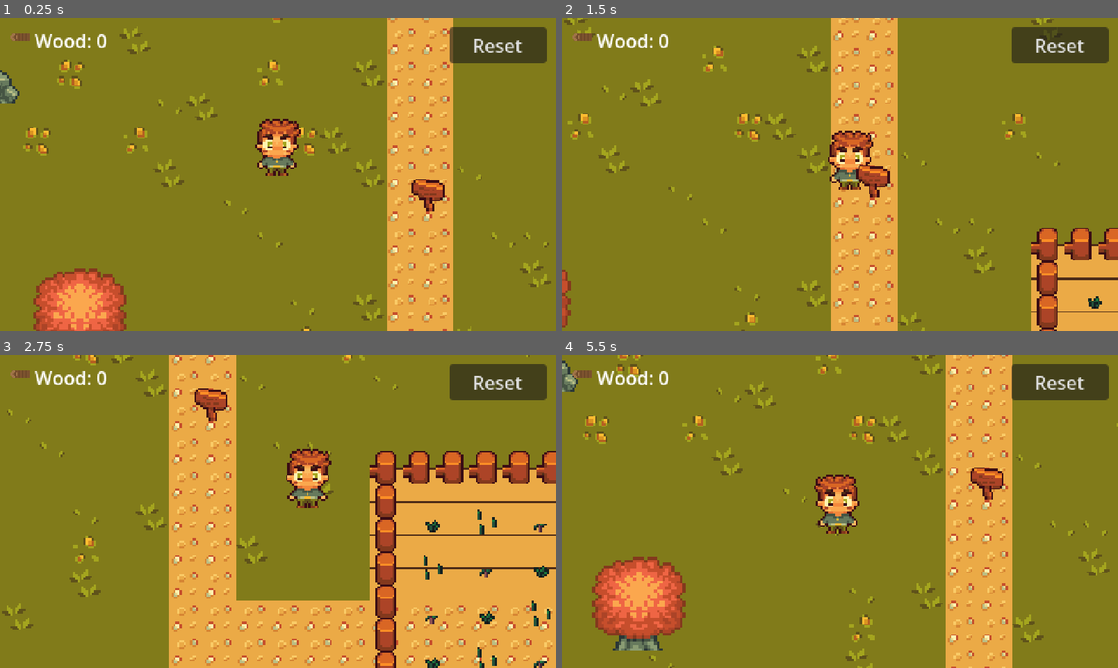
Above: before the commit, frames 1-4 (two rows, left to right).
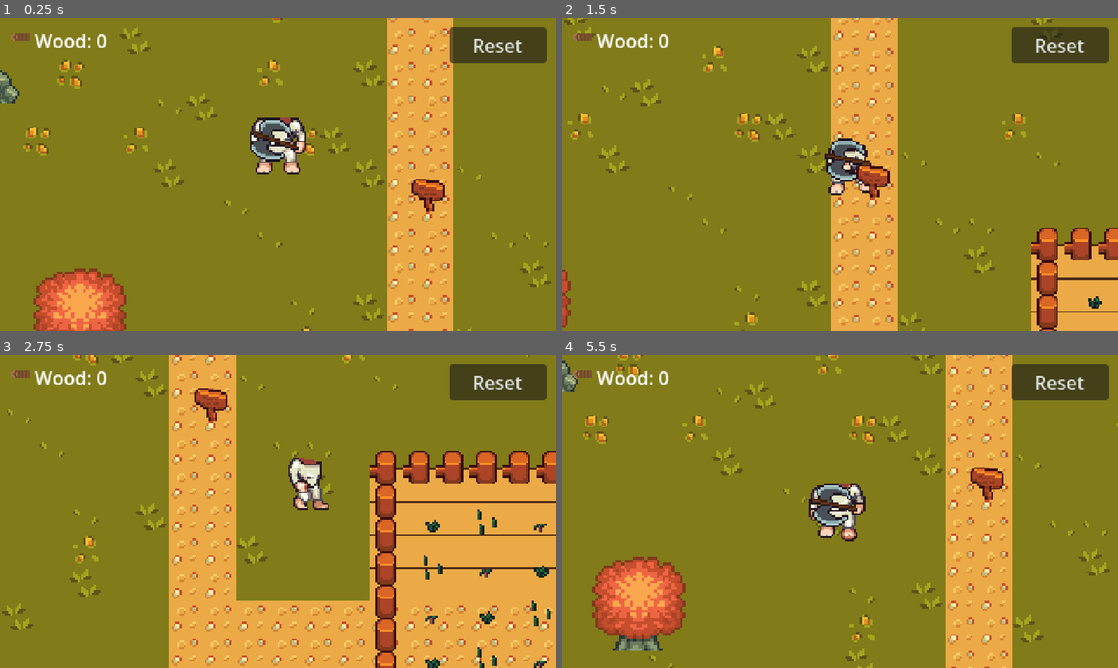
Above: after the commit, the same moments.

Repository: estebanrfp/godot-genosdb
Game: Godot game, scene res://scenes/world.tscn
Same seed, same stepped clock (60 frames per second), same inputs: the game is played once before the commit and once after it.
Inputs:
- Up to frame 1 (0.25 s): no input
- Up to frame 2 (1.5 s): tap Enter at 0.5 s; hold D (move_right) 0.53-1.28 s; tap Space (chop) at 0.6, 0.77, 1.07, 1.35 s; hold S (move_down) from 1.28 s (still down)
- Up to frame 3 (2.75 s): tap Space (chop) at 1.52, 1.82, 2.1 s; release S (move_down) at 2.03 s; hold D (move_right) from 2.03 s (still down)
- Up to frame 4 (5.5 s): release D (move_right) at 2.78 s; hold W (move_up) 2.78-3.53 s; tap Space (chop) at 2.85, 3.02, 3.32, 3.6, 3.77, 4.07, 4.35, 4.52, 4.82, 5.1 s; hold A (move_left) 3.53-5.03 s; hold S (move_down) from 5.03 s (still down)

The runs differ from the first frame. In frame 1, 1.5% of the frame differs, in the area x 45-55%, y 31-51%; in frame 2, 1.3%; in frame 3, 1.2%; in frame 4, 1.6%, in the area x 44-55%, y 38-60%.

Commit message:
Complete animated LPC farmer: 4-dir walk + axe chop (CC-BY-SA)
Replaces the single-frame character with a fully animated LPC farmer assembled
from the Universal LPC Spritesheet layers (body + pants + longsleeve shirt + war
axe). 4-directional walk (up/left/down/right), idle, and a chop animation with a
visible axe. Frames are built at runtime from two composed sheets (farmer_walk,
farmer_chop) by a shared FarmerFrames helper, used by both the local and remote
players. Network packet broadcasts the current animation name so peers see the
same pose/direction. CREDITS.md updated with full CC-BY-SA 3.0 attribution.

Co-Authored-By: Claude Opus 4.8 (1M context) <noreply@anthropic.com>

Diff:
--- a/scenes/remote_player.tscn
+++ b/scenes/remote_player.tscn
@@ -5,8 +5,9 @@
 [node name="Remote" type="Node2D" unique_id=384903357]
 script = ExtResource("1_n407u")
 
-[node name="Sprite" type="Sprite2D" parent="." unique_id=1520157316]
-offset = Vector2(0, -16)
+[node name="AnimatedSprite2D" type="AnimatedSprite2D" parent="." unique_id=1520157316]
+scale = Vector2(0.9, 0.9)
+offset = Vector2(0, -30)
 
 [node name="Label" type="Label" parent="." unique_id=293338861]
 offset_left = -20.0
--- a/scenes/world.tscn
+++ b/scenes/world.tscn
@@ -27,8 +27,9 @@
 position = Vector2(300, 232)
 script = ExtResource("1_71j4m")
 
-[node name="Sprite" type="Sprite2D" parent="YSort/Player" unique_id=153495571]
-offset = Vector2(0, -16)
+[node name="AnimatedSprite2D" type="AnimatedSprite2D" parent="YSort/Player" unique_id=153495571]
+scale = Vector2(0.9, 0.9)
+offset = Vector2(0, -30)
 
 [node name="CollisionShape2D" type="CollisionShape2D" parent="YSort/Player" unique_id=310769213]
 position = Vector2(0, 4)
--- /dev/null
+++ b/scripts/farmer_frames.gd
@@ -0,0 +1,37 @@
+class_name FarmerFrames
+extends RefCounted
+
+## Builds the LPC farmer SpriteFrames at runtime from two 64x64 sheets (walk:
+## 9 frames x 4 dirs, chop: 6 frames x 4 dirs; row order = up, left, down, right).
+## Cached and shared by the local and remote farmers. CC-BY-SA — see CREDITS.md.
+
+const WALK := "res://assets/farm/farmer_walk.png"
+const CHOP := "res://assets/farm/farmer_chop.png"
+const DIRS := ["up", "left", "down", "right"]
+
+static var _cache: SpriteFrames
+
+static func get_frames() -> SpriteFrames:
+	if _cache:
+		return _cache
+	var sf := SpriteFrames.new()
+	sf.remove_animation("default")
+	var walk := load(WALK) as Texture2D
+	var chop := load(CHOP) as Texture2D
+	for r in DIRS.size():
+		var d: String = DIRS[r]
+		_add(sf, "walk_" + d, walk, r, 9, 10.0, true)
+		_add(sf, "chop_" + d, chop, r, 6, 14.0, false)
+		_add(sf, "idle_" + d, walk, r, 1, 6.0, true)   # standing pose = walk frame 0
+	_cache = sf
+	return sf
+
+static func _add(sf: SpriteFrames, name: String, tex: Texture2D, row: int, count: int, fps: float, loop: bool) -> void:
+	sf.add_animation(name)
+	sf.set_animation_speed(name, fps)
+	sf.set_animation_loop(name, loop)
+	for c in count:
+		var at := AtlasTexture.new()
+		at.atlas = tex
+		at.region = Rect2(c * 64, row * 64, 64, 64)
+		sf.add_frame(name, at)
--- a/scripts/player.gd
+++ b/scripts/player.gd
@@ -1,43 +1,33 @@
 extends CharacterBody2D
 
-## Top-down farmer (the local player). Uses a single-frame cozy character sprite
-## (CC0 Ishtar Pixels) animated procedurally: idle sway, walk bounce, chop swing.
-## Picks one of three character variants at startup and broadcasts the index, so
-## every peer sees the same farmer (a simple, consistent identity).
+## Top-down farmer (the local player). 4-directional LPC character (CC-BY-SA) that
+## walks up/left/down/right and chops trees with an axe. Frames are built at
+## runtime from the LPC sheets (see FarmerFrames). Movement broadcasts the current
+## animation so peers see the same pose.
 
 const SPEED := 82.0
-const CHOP_TIME := 0.32
-const CHARS := [
-	"res://assets/farm/farmer_red.png",
-	"res://assets/farm/farmer_blonde.png",
-	"res://assets/farm/farmer_green.png",
-]
+const CHOP_TIME := 0.42   ## ~ 6 chop frames at 14 fps
 
-var char_index := 0
-var facing := Vector2.DOWN
-var flip := false
-var is_moving := false
+var dir_name := "down"
 var chop_timer := 0.0
-var _t := 0.0
 
-@onready var sprite: Sprite2D = $Sprite
+@onready var anim: AnimatedSprite2D = $AnimatedSprite2D
 @onready var chop_area: Area2D = $ChopArea
 
 func _ready() -> void:
 	add_to_group("player")
-	randomize()
-	char_index = randi() % CHARS.size()
-	sprite.texture = load(CHARS[char_index])
+	anim.sprite_frames = FarmerFrames.get_frames()
+	anim.play("idle_down")
 
 func _physics_process(delta: float) -> void:
 	var input := Input.get_vector("move_left", "move_right", "move_up", "move_down")
 	velocity = input * SPEED
-	is_moving = input != Vector2.ZERO
-	if is_moving:
-		facing = input.normalized()
-		if absf(input.x) > 0.1:
-			flip = input.x < 0.0
-		chop_area.position = facing * 12.0
+	if input != Vector2.ZERO:
+		if absf(input.x) > absf(input.y):
+			dir_name = "right" if input.x > 0.0 else "left"
+		else:
+			dir_name = "down" if input.y > 0.0 else "up"
+		chop_area.position = _dir_vec() * 12.0
 	move_and_slide()
 	# Keep the farmer inside the farm bounds (matches the ground + camera limits).
 	global_position.x = clampf(global_position.x, 12.0, 756.0)
@@ -49,25 +39,23 @@
 		chop_timer = CHOP_TIME
 		_chop()
 
-	_animate(delta)
+	_update_anim(input)
 
-## Procedural juice for the single-frame character: bob, bounce, chop swing.
-func _animate(delta: float) -> void:
-	_t += delta
-	sprite.flip_h = flip
+func _dir_vec() -> Vector2:
+	match dir_name:
+		"up": return Vector2.UP
+		"down": return Vector2.DOWN
+		"left": return Vector2.LEFT
+		_: return Vector2.RIGHT
+
+## Pick the clip for the current state and facing.
+func _update_anim(input: Vector2) -> void:
 	if chop_timer > 0.0:
-		var p := 1.0 - (chop_timer / CHOP_TIME)          # 0 -> 1 over the swing
-		sprite.rotation = sin(p * PI) * 0.5 * (-1.0 if flip else 1.0)
-		sprite.position.y = 0.0
-		sprite.scale = Vector2.ONE
-	elif is_moving:
-		sprite.rotation = 0.0
-		sprite.position.y = -absf(sin(_t * 14.0)) * 3.0  # little hop
-		sprite.scale = Vector2(1.0, 1.0 + sin(_t * 14.0) * 0.05)
+		anim.play("chop_" + dir_name)
+	elif input != Vector2.ZERO:
+		anim.play("walk_" + dir_name)
 	else:
-		sprite.rotation = 0.0
-		sprite.position.y = sin(_t * 3.0) * 0.6           # gentle idle sway
-		sprite.scale = Vector2.ONE
+		anim.play("idle_" + dir_name)
 
 ## Hit the first tree overlapping the chop area in the facing direction.
 func _chop() -> void:
--- a/scripts/remote_player.gd
+++ b/scripts/remote_player.gd
@@ -1,27 +1,18 @@
 extends Node2D
 
 ## A non-controllable farmer driven by a peer's network state. Hidden until its
-## first position arrives, shows the peer's broadcast character variant, and bobs/
-## hops procedurally. Its name label has an outline so overlapping labels stay
-## readable.
+## first position arrives, plays the peer's broadcast animation (LPC 4-dir walk/
+## chop), and lerps to the target position. Its name label has an outline so
+## overlapping labels stay readable.
 
-const CHARS := [
-	"res://assets/farm/farmer_red.png",
-	"res://assets/farm/farmer_blonde.png",
-	"res://assets/farm/farmer_green.png",
-]
-
-@onready var sprite: Sprite2D = $Sprite
+@onready var anim: AnimatedSprite2D = $AnimatedSprite2D
 @onready var label: Label = $Label
 
 var _target := Vector2.ZERO
 var _init := false
-var _moving := false
-var _flip := false
-var _char := -1
-var _t := 0.0
 
 func _ready() -> void:
+	anim.sprite_frames = FarmerFrames.get_frames()
 	visible = false
 	label.add_theme_color_override("font_outline_color", Color(0, 0, 0, 0.9))
 	label.add_theme_constant_override("outline_size", 4)
@@ -29,29 +20,15 @@
 func set_label(text: String) -> void:
 	label.text = text
 
-## Apply a state packet {x, y, f(lip), ch(ar), mv(moving)} from the owning peer.
+## Apply a state packet {x, y, a(nim)} from the owning peer.
 func receive_state(data: Dictionary) -> void:
 	_target = Vector2(float(data.get("x", 0.0)), float(data.get("y", 0.0)))
-	_flip = bool(data.get("f", false))
-	_moving = bool(data.get("mv", false))
-	var ci := int(data.get("ch", 0))
-	if ci != _char:
-		_char = ci
-		sprite.texture = load(CHARS[ci % CHARS.size()])
 	if not _init:
 		global_position = _target   # snap on first packet
 		_init = true
 		visible = true
+	anim.play(str(data.get("a", "idle_down")))
 
 func _process(delta: float) -> void:
-	if not _init:
-		return
-	global_position = global_position.lerp(_target, 1.0 - exp(-14.0 * delta))
-	_t += delta
-	sprite.flip_h = _flip
-	if _moving:
-		sprite.position.y = -absf(sin(_t * 14.0)) * 3.0
-		sprite.scale = Vector2(1.0, 1.0 + sin(_t * 14.0) * 0.05)
-	else:
-		sprite.position.y = sin(_t * 3.0) * 0.6
-		sprite.scale = Vector2.ONE
+	if _init:
+		global_position = global_position.lerp(_target, 1.0 - exp(-14.0 * delta))
--- a/scripts/world.gd
+++ b/scripts/world.gd
@@ -67,9 +67,7 @@
 		Net.send({
 			"x": player.global_position.x,
 			"y": player.global_position.y,
-			"f": player.flip,
-			"ch": player.char_index,
-			"mv": player.is_moving,
+			"a": player.anim.animation,
 		})
 	_cull_stale()
 
Binary file removed: assets/farm/farmer_blonde.png
Binary file added: assets/farm/farmer_chop.png
Not shown, changed: assets/farm/farmer_chop.png.import
Binary file removed: assets/farm/farmer_green.png
Binary file removed: assets/farm/farmer_red.png
Not shown, removed: assets/farm/farmer_red.png.import
Binary file added: assets/farm/farmer_walk.png
Not shown, changed: assets/farm/farmer_walk.png.import
Not shown, added: scripts/farmer_frames.gd.uid
Not shown, changed: CREDITS.md
Not shown, changed: docs/index.html
Not shown, changed: docs/index.pck
